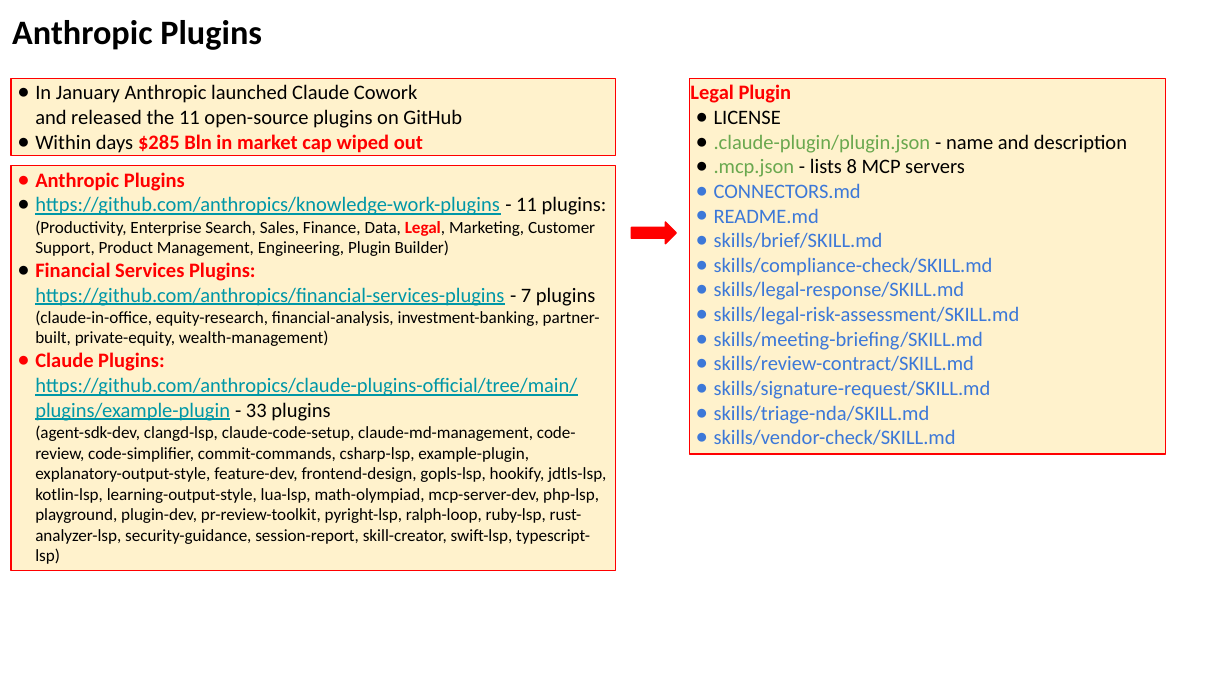
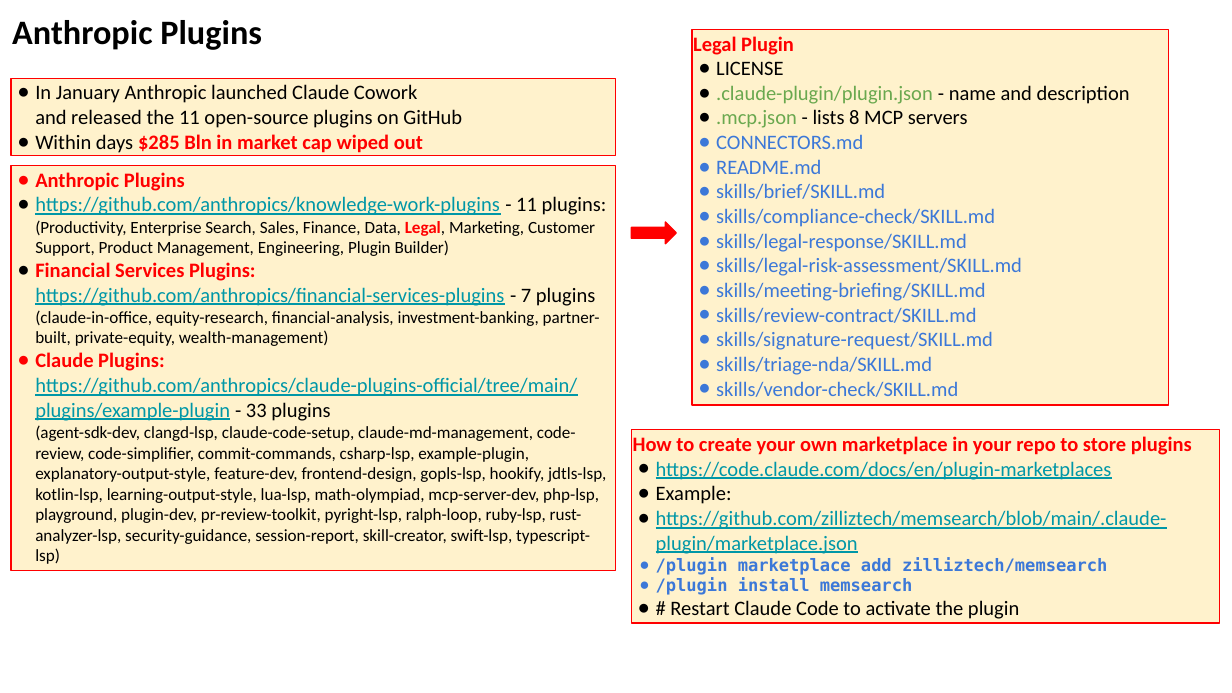
Before and after one commit to lselector/seminar, a slide deck: slide 3 of 2026/2026-04-17-AI-Updates.pptx. Drawn at 1232x693 pixels with LibreOffice and Linux fonts; fonts in the diff are those of the drawing. Boxes give left, top, right and bottom in pixels: in the first picture for what was removed or moved away, otherwise in the second. Text is boxed around its words. In the diff, an @@ line names an element or a change of style, - is before the commit and + after.

```diff
--- a/2026/2026-04-17-AI-Updates.pptx
+++ b/2026/2026-04-17-AI-Updates.pptx
@@ rectangle "Legal Plugin": place and size @@
-rectangle "Legal Plugin" at [689,78,1165,453]
+rectangle "Legal Plugin" at [692,30,1169,405]
@@ rectangle added at [631,430,1218,623], fill #FFF2CC, outline #FF0000 0.75 pt, 12 pt, text #0097A7 @@
+How to create your own marketplace in your repo to store plugins
+● https://code.claude.com/docs/en/plugin-marketplaces
+● Example:
+● https://github.com/zilliztech/memsearch/blob/main/.claude-plugin/marketplace.json
+● /plugin marketplace add zilliztech/memsearch
+● /plugin install memsearch
+● # Restart Claude Code to activate the plugin
```
Also in this commit, not shown: 9 other slides changed, 4 slides added, 1 slide removed.
